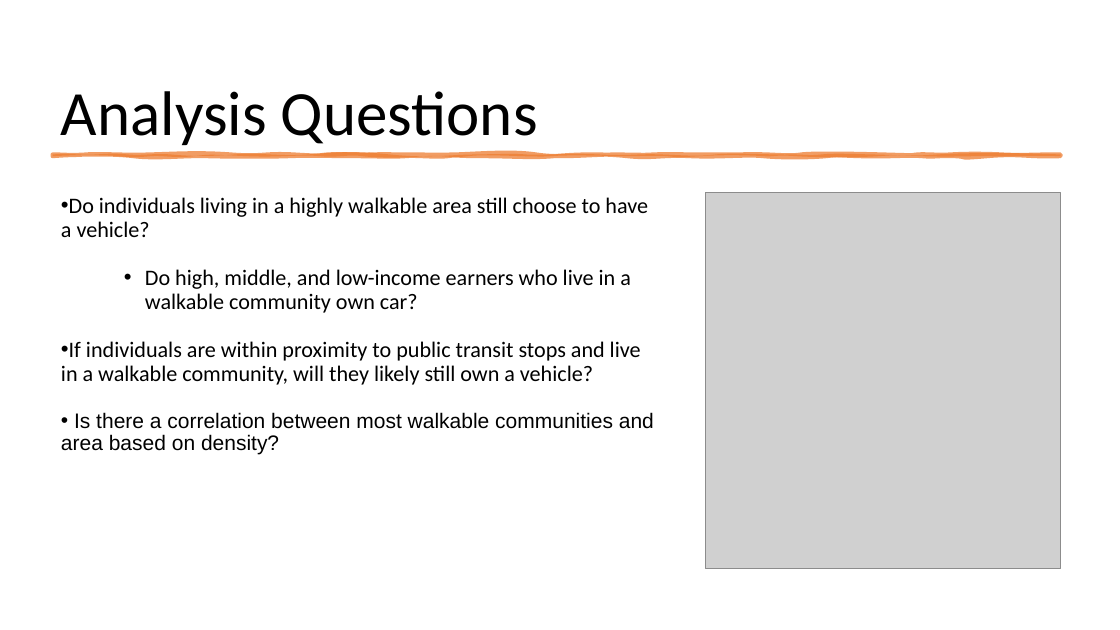
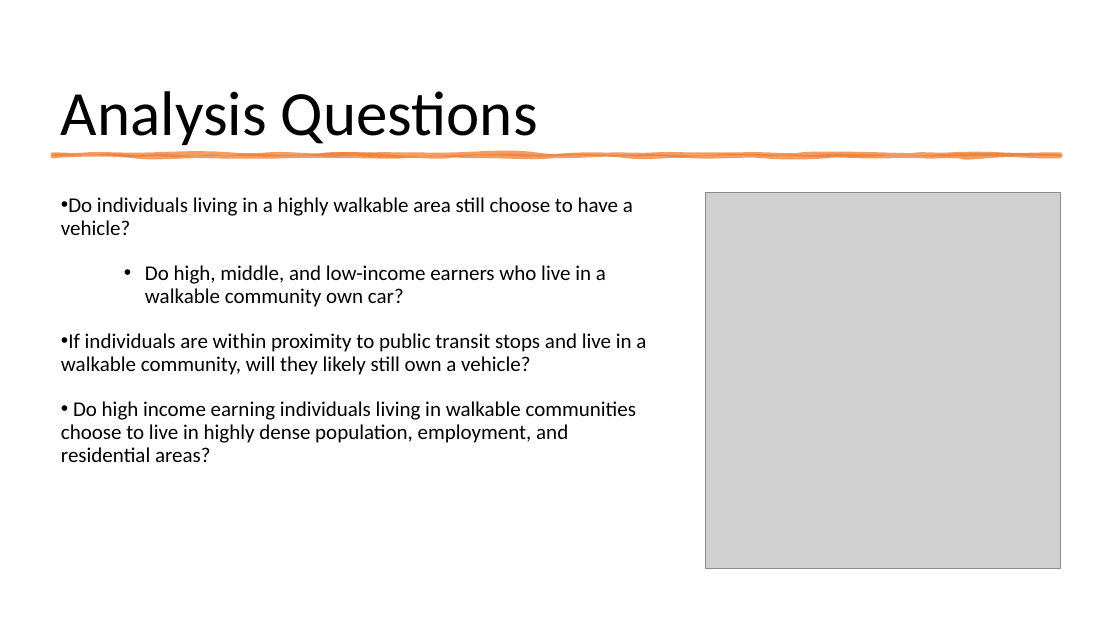
Before and after one commit to mbarre8/Project_1, a slide deck: slide 4 of Project1-PP f.pptx. Drawn at 1120x630 pixels with LibreOffice and Linux fonts; fonts in the diff are those of the drawing; grey boxes stand for pictures. Boxes give left, top, right and bottom in pixels: in the first picture for what was removed or moved away, otherwise in the second. Text is boxed around its words. In the diff, an @@ line names an element or a change of style, - is before the commit and + after.

```diff
--- a/Project1-PP f.pptx
+++ b/Project1-PP f.pptx
@@ text at box(61, 197, 646, 375): size 19 to 18 pt in "Do individuals living in a highly walkable ...", "Do high, middle, and low-income earners who ...", "If individuals are within proximity to public ..." @@
@@ text at box(61, 401, 636, 462): text changed; font Arial to Calibri @@
-• Is there a correlation between most walkable communities and area based on density?
+• Do high income earning individuals living in walkable communities choose to live in highly dense population, employment, and residential areas?
```
Also in this commit, not shown: 1 other slide changed, 3 other files.
